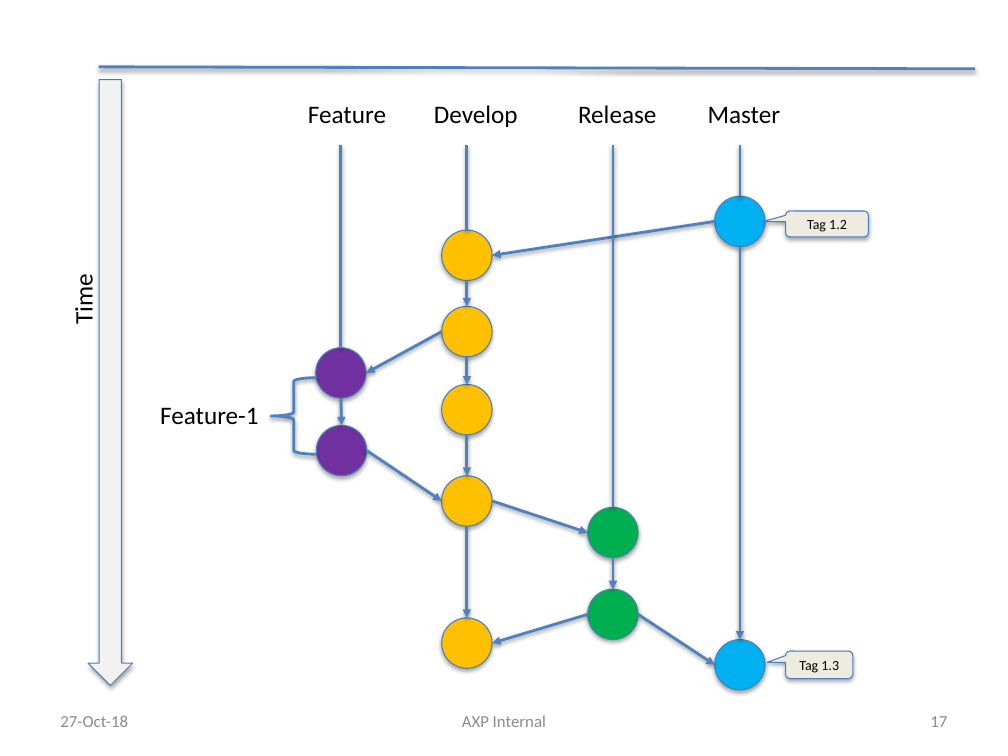
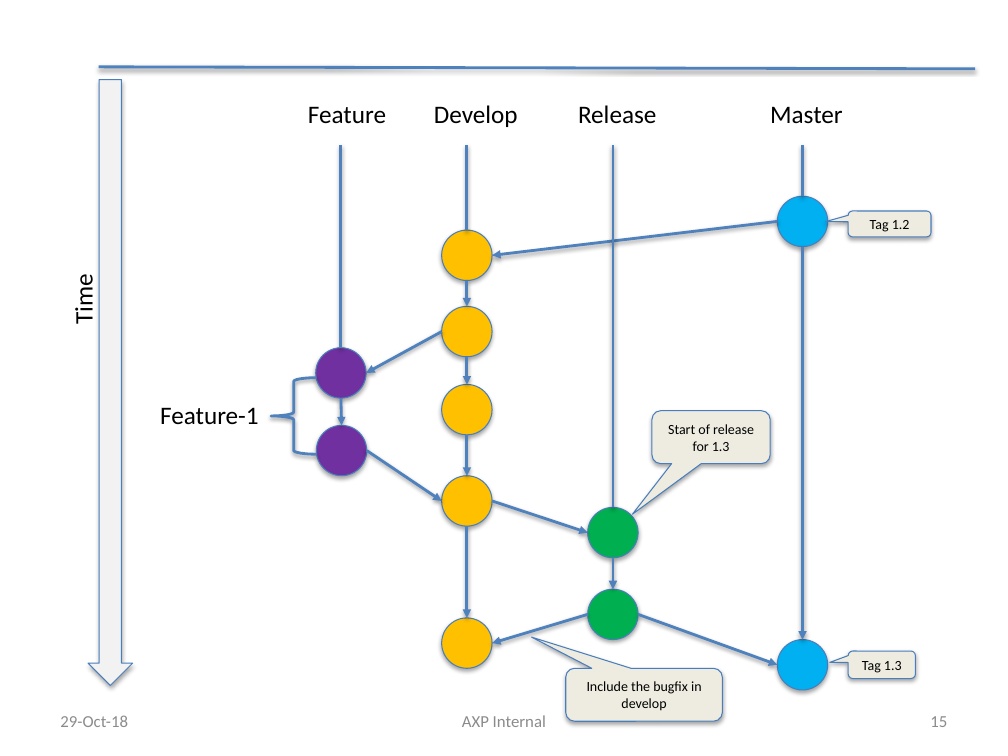
Before and after one commit to liyuan6006/GitStrategies, a slide deck: slide 15 of Branching.pptx (slide 17 before the commit). Drawn at 1008x756 pixels with LibreOffice and Linux fonts; fonts in the diff are those of the drawing. Boxes give left, top, right and bottom in pixels: in the first picture for what was removed or moved away, otherwise in the second. Text is boxed around its words. In the diff, an @@ line names an element or a change of style, - is before the commit and + after.

```diff
--- a/Branching.pptx
+++ b/Branching.pptx
@@ arrow moved from (715, 222) - (492, 255) to (777, 222) - (492, 255) @@
@@ rounded speech box "Tag 1.2": place and size @@
-rounded speech box "Tag 1.2" at (785, 211, 868, 237)
+rounded speech box "Tag 1.2" at (848, 211, 930, 237)
@@ rounded speech box added at (652, 410, 770, 464), fill #EEECE1, outline #4B7EBC 0.75 pt, 10 pt, text #000000 @@
+Start of release for 1.3
@@ arrow moved from (638, 615) - (715, 665) to (638, 615) - (777, 665) @@
@@ 2 ellipses, 1 text, 1 arrow, 1 line: place and size @@
-2 ellipses, 1 text, 1 arrow, 1 line at (708, 106, 781, 690)
+2 ellipses, 1 text, 1 arrow, 1 line at (770, 106, 843, 690)
@@ rounded speech box "Tag 1.3": place and size @@
-rounded speech box "Tag 1.3" at (785, 651, 853, 678)
+rounded speech box "Tag 1.3" at (848, 651, 915, 678)
@@ rounded speech box added at (565, 668, 722, 722), fill #EEECE1, outline #4B7EBC 0.75 pt, 10 pt, text #000000 @@
+Include the bugfix in develop
@@ text at (60, 715, 128, 727): text changed @@
-27-Oct-18
+29-Oct-18
@@ page number at (930, 716, 947, 727): text changed @@
-17
+15
```
Also in this commit, not shown: 15 other slides changed, 1 slide added, 3 slides removed.
